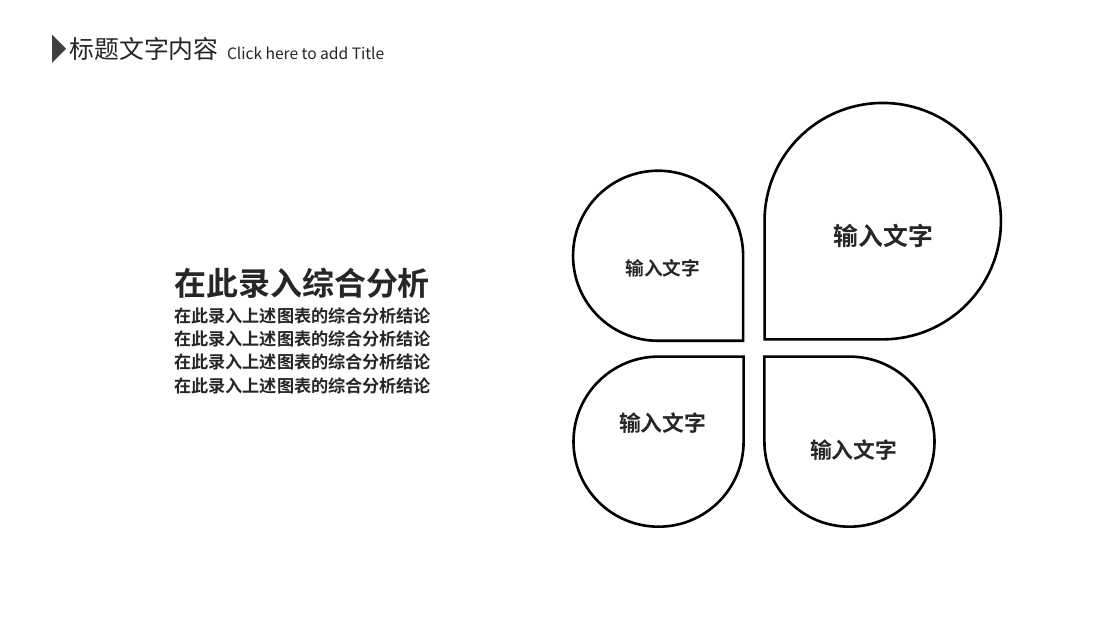
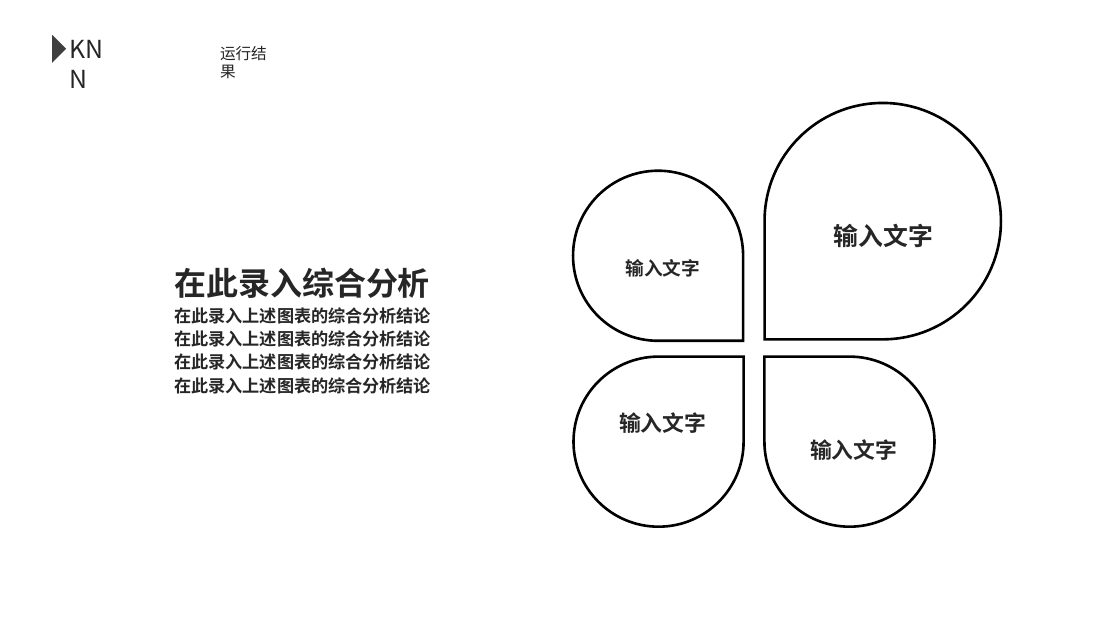
Before and after one commit to MagikarpLL/MachineLearningXD, a slide deck: slide 18 of me/论文/毕业论文/答辩.pptx (slide 6 before the commit). Drawn at 1120x630 pixels with LibreOffice and Linux fonts; fonts in the diff are those of the drawing. Boxes give left, top, right and bottom in pixels: in the first picture for what was removed or moved away, otherwise in the second. Text is boxed around its words. In the diff, an @@ line names an element or a change of style, - is before the commit and + after.

```diff
--- a/me/论文/毕业论文/答辩.pptx
+++ b/me/论文/毕业论文/答辩.pptx
@@ text at [69, 37, 218, 60]: text changed; size 21.3 to 21.4 pt @@
-标题文字内容
+KNN
@@ text at [220, 46, 267, 79]: text changed @@
-Click here to add Title
+运行结果
```
Also in this commit, not shown: 16 other slides changed, 30 slides added, 3 slides removed, 16 other files.
